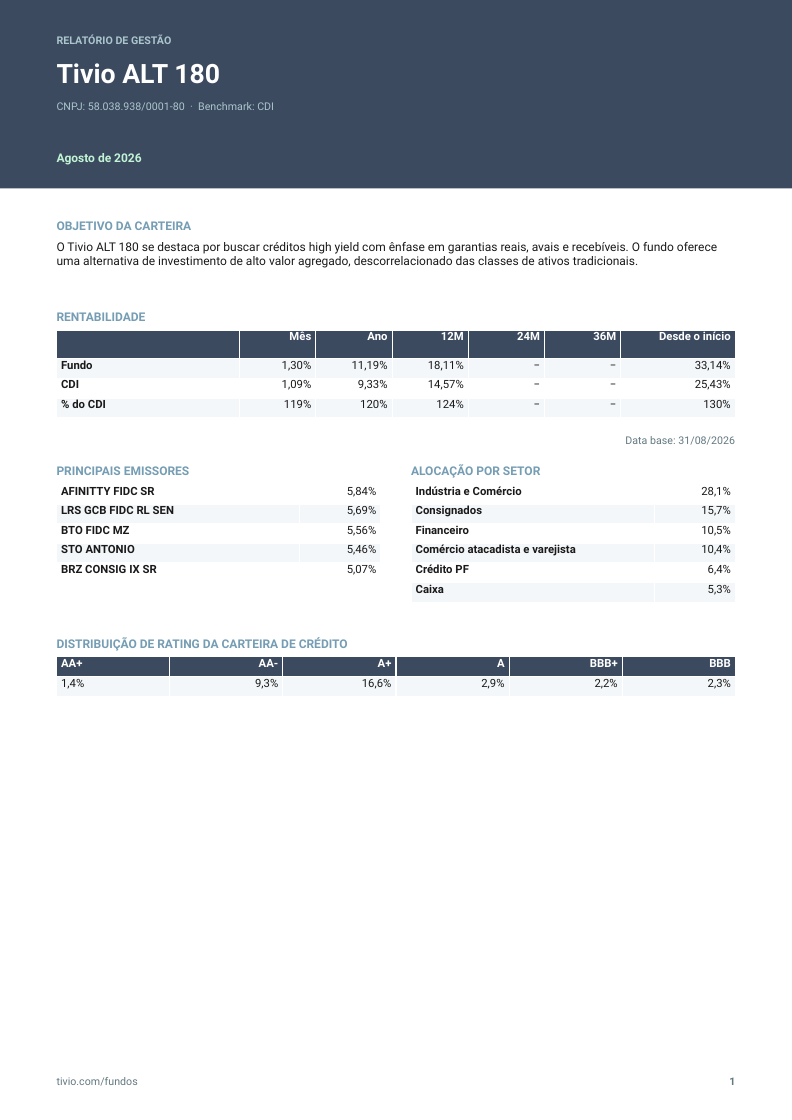
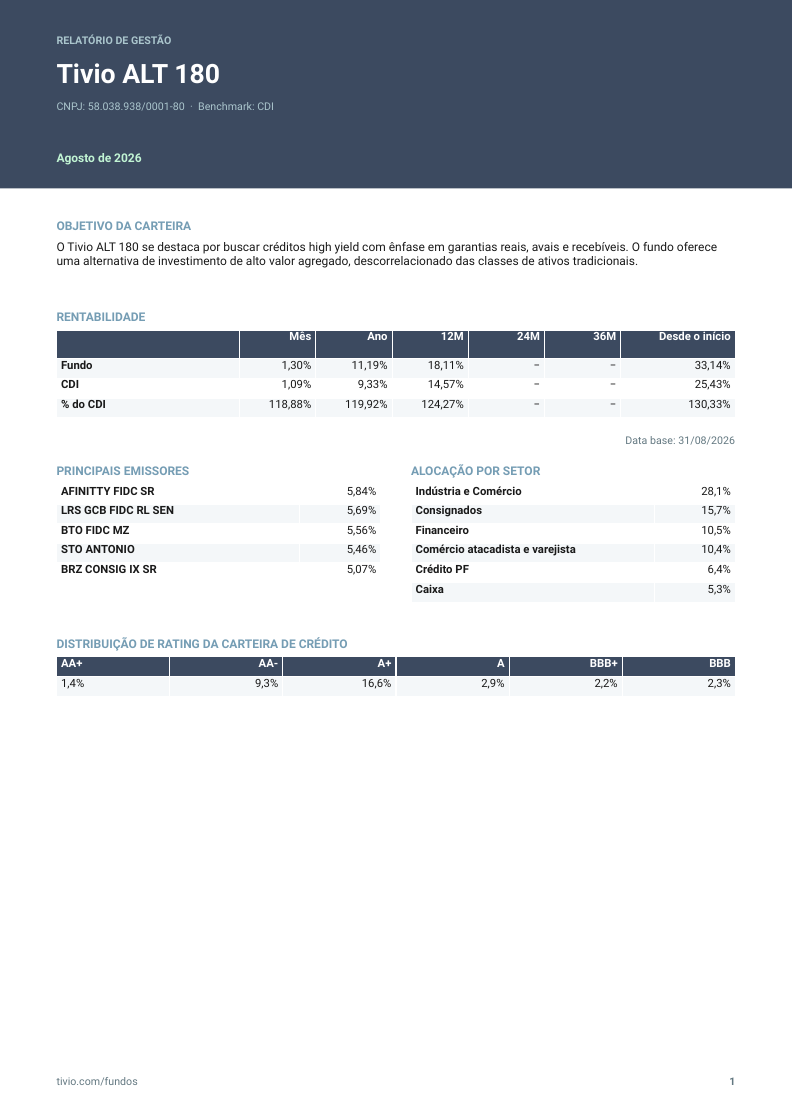
Before and after one commit to orenanchaves/Tivio-teste, a slide deck: slide 1 of AutomaTivio/reports/2026-08/pptx/Tivio ALT 180 - Relatório de Gestão - Agosto 2026.pptx. Drawn at 792x1120 pixels with LibreOffice and Linux fonts; fonts in the diff are those of the drawing. Boxes give left, top, right and bottom in pixels: in the first picture for what was removed or moved away, otherwise in the second. Text is boxed around its words. In the diff, an @@ line names an element or a change of style, - is before the commit and + after.

```diff
--- a/AutomaTivio/reports/2026-08/pptx/Tivio ALT 180 - Relatório de Gestão - Agosto 2026.pptx
+++ b/AutomaTivio/reports/2026-08/pptx/Tivio ALT 180 - Relatório de Gestão - Agosto 2026.pptx
@@ table at (x1=57, y1=329, x2=736, y2=414) @@
-row 4: % do CDI | 119% | 120% | 124% | − | − | 130%
+row 4: % do CDI | 118,88% | 119,92% | 124,27% | − | − | 130,33%
```
Also in this commit, not shown: 47 other files.
